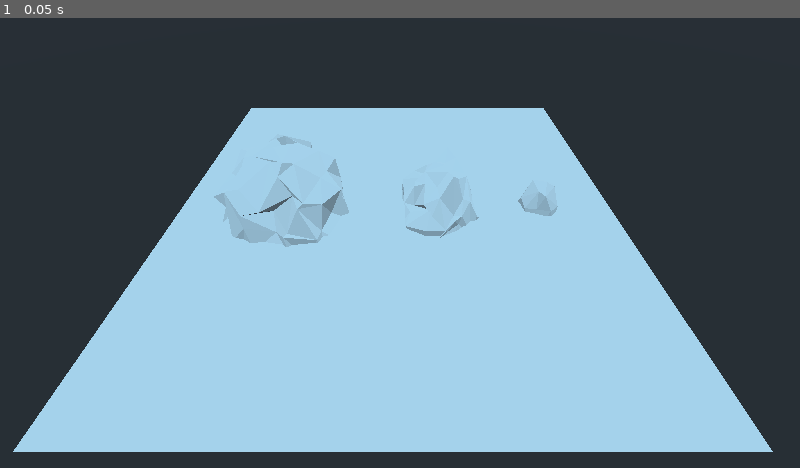
Above: before the commit, frame 1.
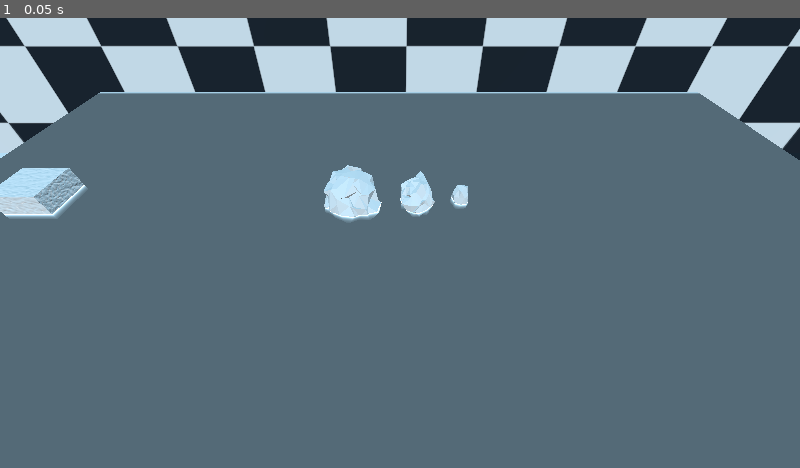
Above: after the commit, the same moment.

Repository: creikey/foamy-ocean
Game: Godot game, scene res://Main.tscn
Two runs of this game, one before a commit and one after it. Both use one fixed random seed, a clock stepped at 60 frames per second and the inputs below.
Inputs:
- Up to frame 1 (0.05 s): no input

The runs differ from the first frame. In frame 1, 91% of the frame differs, in the area x 0-100%, y 0-100%.

Commit message:
Add checkerboard for reference and foam gradient

Diff:
--- a/src/Main.tscn
+++ b/src/Main.tscn
@@ -1,13 +1,102 @@
-[gd_scene load_steps=5 format=2]
+[gd_scene load_steps=14 format=2]
 
 [ext_resource path="res://big-rock.dae" type="PackedScene" id=1]
 [ext_resource path="res://medium-rock.dae" type="PackedScene" id=2]
 [ext_resource path="res://small-rock.dae" type="PackedScene" id=3]
+[ext_resource path="res://ocean-normal.jpg" type="Texture" id=4]
+[ext_resource path="res://checkerboard.png" type="Texture" id=5]
 
-[sub_resource type="PlaneMesh" id=1]
-size = Vector2( 8, 8 )
-subdivide_width = 10
-subdivide_depth = 10
+[sub_resource type="Shader" id=1]
+code = "shader_type spatial;
+
+void fragment() {
+	float depth = texture(DEPTH_TEXTURE, SCREEN_UV).r;
+	depth = depth * 2.0 - 1.0;
+	depth = PROJECTION_MATRIX[3][2] / (depth + PROJECTION_MATRIX[2][2]);
+	depth = depth + VERTEX.z;
+	if(depth < 0.4) {
+		ALBEDO = vec3((1.0 / depth) / 10.0);
+	} else {
+		ALBEDO = vec3(0.2);
+	}
+}"
+
+[sub_resource type="ShaderMaterial" id=2]
+shader = SubResource( 1 )
+
+[sub_resource type="PlaneMesh" id=3]
+material = SubResource( 2 )
+size = Vector2( 40, 40 )
+subdivide_width = 200
+subdivide_depth = 200
+
+[sub_resource type="Shader" id=4]
+code = "shader_type spatial;
+render_mode blend_mix,depth_draw_opaque,cull_back,diffuse_burley,specular_schlick_ggx;
+uniform vec4 albedo : hint_color;
+uniform sampler2D texture_albedo : hint_albedo;
+uniform float specular;
+uniform float metallic;
+uniform float roughness : hint_range(0,1);
+uniform float point_size : hint_range(0,128);
+uniform sampler2D texture_metallic : hint_white;
+uniform vec4 metallic_texture_channel;
+uniform sampler2D texture_roughness : hint_white;
+uniform vec4 roughness_texture_channel;
+uniform sampler2D texture_normal : hint_normal;
+uniform float normal_scale : hint_range(-16,16);
+uniform vec3 uv1_scale;
+uniform vec3 uv1_offset;
+uniform vec3 uv2_scale;
+uniform vec3 uv2_offset;
+
+
+void vertex() {
+	UV=UV*uv1_scale.xy+uv1_offset.xy;
+}
+
+
+
+
+void fragment() {
+	vec2 base_uv = UV;
+	vec4 albedo_tex = texture(texture_albedo,base_uv);
+	ALBEDO = albedo.rgb * albedo_tex.rgb;
+	float metallic_tex = dot(texture(texture_metallic,base_uv),metallic_texture_channel);
+	METALLIC = metallic_tex * metallic;
+	float roughness_tex = dot(texture(texture_roughness,base_uv),roughness_texture_channel);
+	ROUGHNESS = roughness_tex * roughness;
+	SPECULAR = specular;
+	NORMALMAP = texture(texture_normal,base_uv).rgb;
+	NORMALMAP_DEPTH = normal_scale;
+}
+"
+
+[sub_resource type="ShaderMaterial" id=5]
+shader = SubResource( 4 )
+shader_param/albedo = Color( 1, 1, 1, 1 )
+shader_param/specular = 0.5
+shader_param/metallic = 0.0
+shader_param/roughness = 1.0
+shader_param/point_size = 1.0
+shader_param/metallic_texture_channel = Plane( 1, 0, 0, 0 )
+shader_param/roughness_texture_channel = Plane( 1, 0, 0, 0 )
+shader_param/normal_scale = 4.368
+shader_param/uv1_scale = Vector3( 1, 1, 1 )
+shader_param/uv1_offset = Vector3( 0, 0, 0 )
+shader_param/uv2_scale = Vector3( 1, 1, 1 )
+shader_param/uv2_offset = Vector3( 0, 0, 0 )
+shader_param/texture_normal = ExtResource( 4 )
+
+[sub_resource type="CubeMesh" id=6]
+material = SubResource( 5 )
+
+[sub_resource type="SpatialMaterial" id=7]
+albedo_texture = ExtResource( 5 )
+
+[sub_resource type="PlaneMesh" id=8]
+material = SubResource( 7 )
+size = Vector2( 80, 80 )
 
 [node name="Main" type="Spatial"]
 
@@ -18,9 +107,29 @@
 [node name="Small Rock" parent="." instance=ExtResource( 3 )]
 
 [node name="Camera" type="Camera" parent="."]
-transform = Transform( 1, 0, 0, 0, 0.67694, 0.736038, 0, -0.736038, 0.67694, 2.07501, 4.26237, 4.67465 )
+transform = Transform( 1, 0, 0, 0, 0.67694, 0.736038, 0, -0.736038, 0.67694, 2.07501, 9.07569, 10.8901 )
 
 [node name="Ocean" type="MeshInstance" parent="."]
-transform = Transform( 1, 0, 0, 0, 1, 0, 0, 0, 1, 2, 0.284828, 0 )
-mesh = SubResource( 1 )
+transform = Transform( 1, 0, 0, 0, 1, 0, 0, 0, 1, 2, 0.0753112, 0 )
+mesh = SubResource( 3 )
 material/0 = null
+
+[node name="DirectionalLight" type="DirectionalLight" parent="."]
+transform = Transform( 1, 0, 0, 0, 0.978582, 0.205856, 0, -0.205856, 0.978582, 0, 2.63633, 6.35308 )
+light_energy = 0.3
+shadow_contact = 1.0
+
+[node name="MeshInstance" type="MeshInstance" parent="."]
+transform = Transform( 1, 0, 0, 0, 1, 0, 0, 0, 1, -13.345, 0, 0 )
+mesh = SubResource( 6 )
+material/0 = null
+
+[node name="CheckeredFloor" type="MeshInstance" parent="."]
+transform = Transform( 1, 0, 0, 0, 1, 0, 0, 0, 1, 0, -4.21407, 0 )
+mesh = SubResource( 8 )
+material/0 = null
+
+[node name="CheckeredWall" type="MeshInstance" parent="."]
+transform = Transform( 1, 0, 0, 0, 0.126976, -0.991906, 0, 0.991906, 0.126976, 0, -4.21407, -10.6304 )
+mesh = SubResource( 8 )
+material/0 = null
--- a/src/project.godot
+++ b/src/project.godot
@@ -28,4 +28,5 @@
 
 [rendering]
 
+vram_compression/import_etc=true
 environment/default_environment="res://default_env.tres"
Binary file added: src/checkerboard.png
Not shown, added: src/checkerboard.png.import
Binary file added: src/ocean-normal.jpg
Not shown, added: src/ocean-normal.jpg.import
